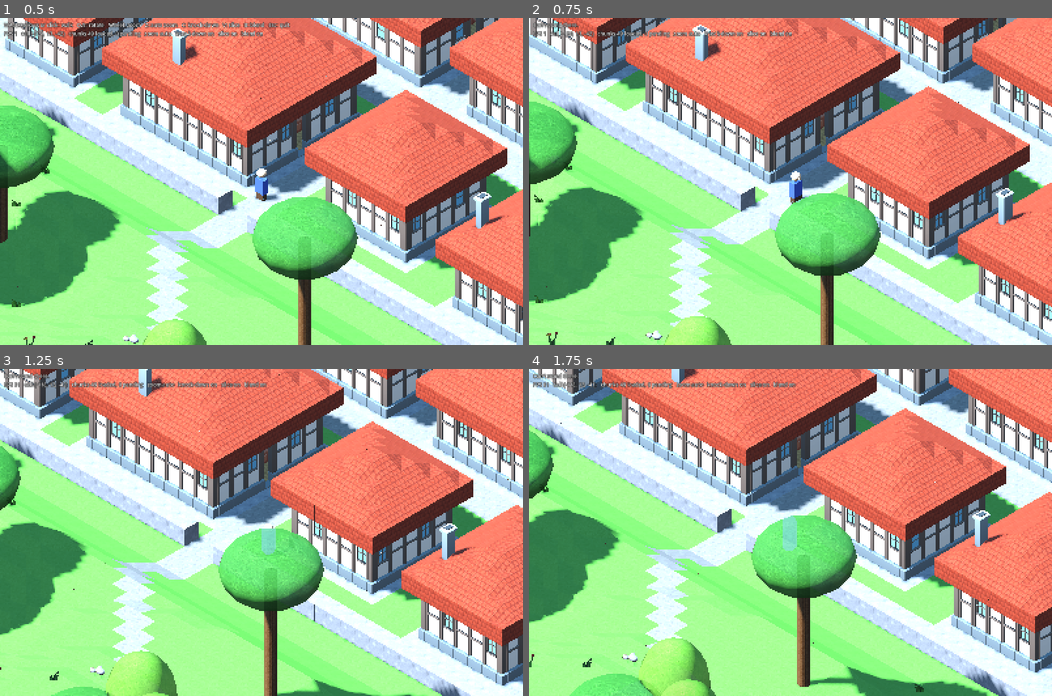
Above: before the commit, frames 1-4 (two rows, left to right).
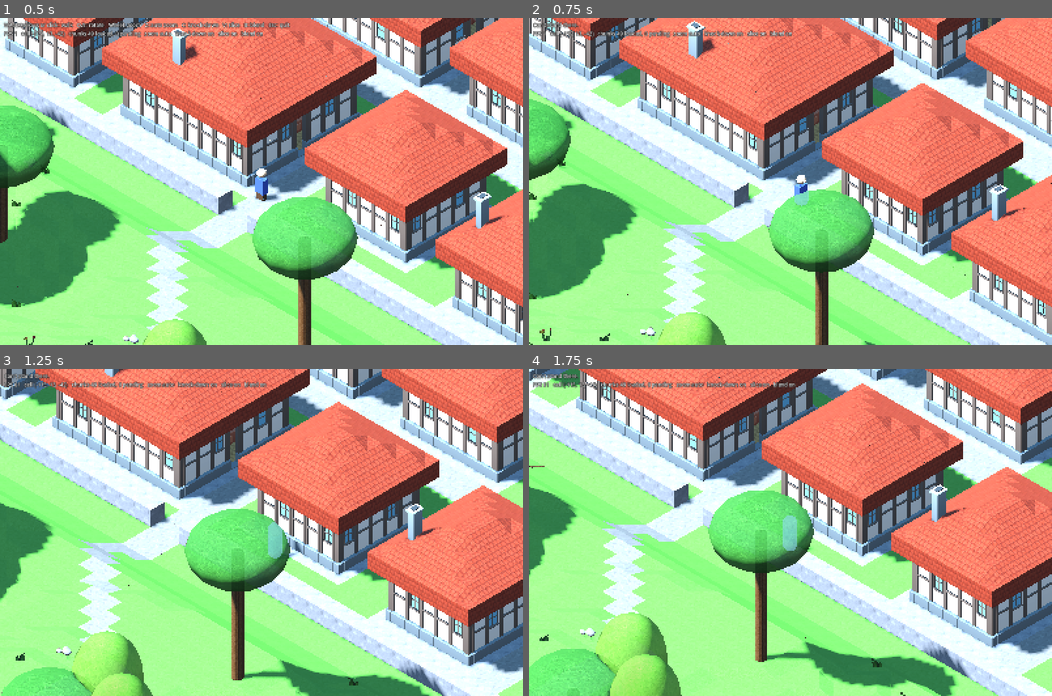
Above: after the commit, the same moments.

Repository: svachalek/iso-rpg
Game: Godot game, scene res://scenes/main.tscn
The game is run twice, just before and just after one commit, with the same random seed, the same clock (stepped at 60 frames per second) and the same inputs.
Inputs (mouse positions are in pixels of both pictures, inside the frame that each line leads up to):
- Up to frame 1 (0.5 s): no input
- Up to frame 2 (0.75 s): tap Enter at 0.5 s; move the mouse to (905, 165) at 0.52 s; hold D from 0.53 s (still down); hold Shift from 0.53 s (still down); click (905, 165) at 0.67 s
- Up to frame 3 (1.25 s): keep holding D; keep holding Shift
- Up to frame 4 (1.75 s): move the mouse to (685, 548) at 1.27 s; release D at 1.28 s; release Shift at 1.28 s; hold S from 1.28 s (still down); tap Shift at 1.35 s

Frame 1 is identical in both runs. In frame 2, 30% of the frame differs, in the area x 0-100%, y 0-100%; in frame 3, 57%; in frame 4, 59%.

Commit message:
shift to run

Diff:
--- a/scripts/main.gd
+++ b/scripts/main.gd
@@ -200,6 +200,7 @@
 
 
 func _process(delta: float) -> void:
+	player.speed_scale = Player.RUN_SCALE if Input.is_key_pressed(KEY_SHIFT) else 1.0
 	chunks.update_center(player.global_position)
 	_covered = _is_covered()
 	_update_occlusion(delta)
--- a/scripts/player.gd
+++ b/scripts/player.gd
@@ -6,8 +6,11 @@
 signal arrived
 
 const SPEED := 4.0  # world units per second
+const RUN_SCALE := 2.0
 
 var cell: Vector3i
+## Multiplies SPEED; the caller raises it while a run key is held.
+var speed_scale := 1.0
 ## Called when the path runs out; may return the next feet cell or null.
 ## Lets held movement keys chain steps without a pause between cells.
 var step_provider: Callable
@@ -115,9 +118,10 @@
 				break
 			_begin_step(_path.pop_front())
 		var step_len := maxf(_from.distance_to(_to), 0.001)
-		var need := (1.0 - _t) * step_len / SPEED
+		var speed := SPEED * speed_scale
+		var need := (1.0 - _t) * step_len / speed
 		var use := minf(need, remaining)
-		_t = minf(_t + use * SPEED / step_len, 1.0)
+		_t = minf(_t + use * speed / step_len, 1.0)
 		remaining -= use
 		if _t >= 1.0 - 1e-6:
 			_t = 1.0
Not shown, changed: README.md
